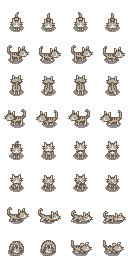
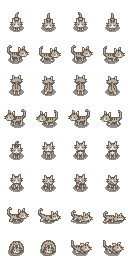
The second w=128, h=256 image is a revision of the first. Changes to its layers:
painted on "Layer" over (7, 24, 122, 251)
